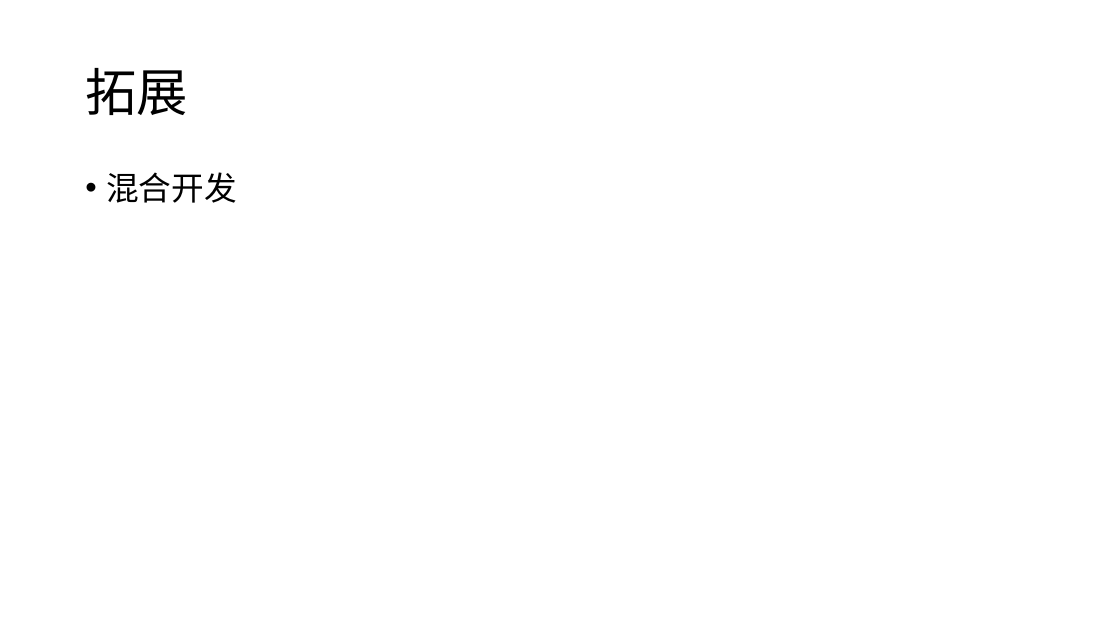
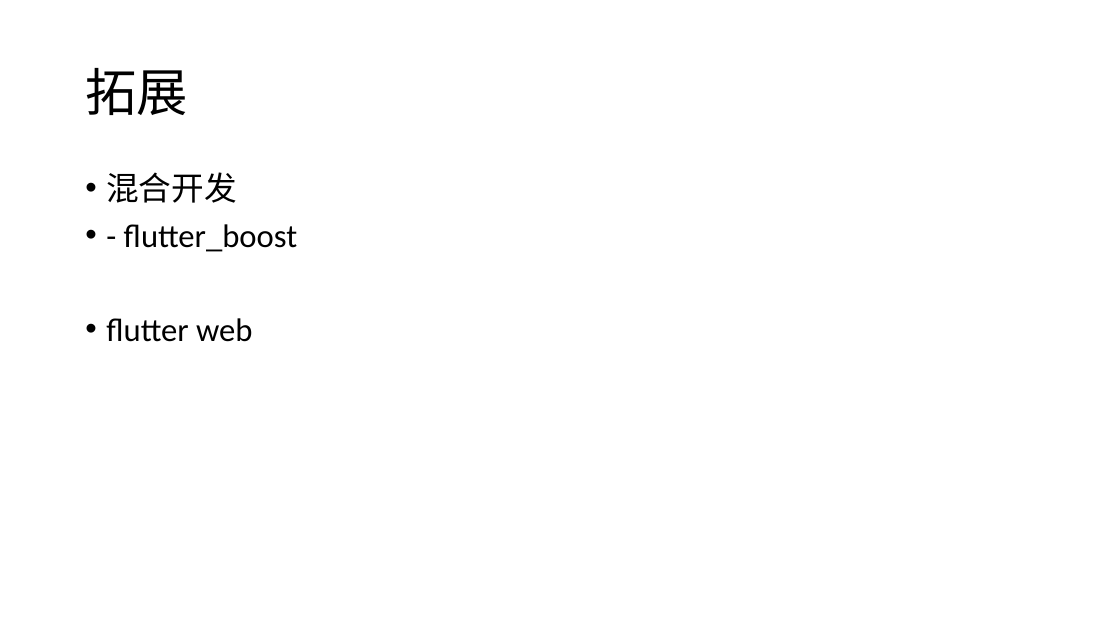
Before and after one commit to strever/realme, a slide deck: slide 11 of assets/misc/flutter.pptx (slide 4 before the commit). Drawn at 1120x630 pixels with LibreOffice and Linux fonts; fonts in the diff are those of the drawing. Boxes give left, top, right and bottom in pixels: in the first picture for what was removed or moved away, otherwise in the second. Text is boxed around its words. In the diff, an @@ line names an element or a change of style, - is before the commit and + after.

```diff
--- a/assets/misc/flutter.pptx
+++ b/assets/misc/flutter.pptx
@@ text at <box>106,224,297,342</box>: paragraphs added @@
+• - flutter_boost
+• flutter web
```
Also in this commit, not shown: 2 other slides changed, 9 slides added, 1 slide removed, 22 other files.
